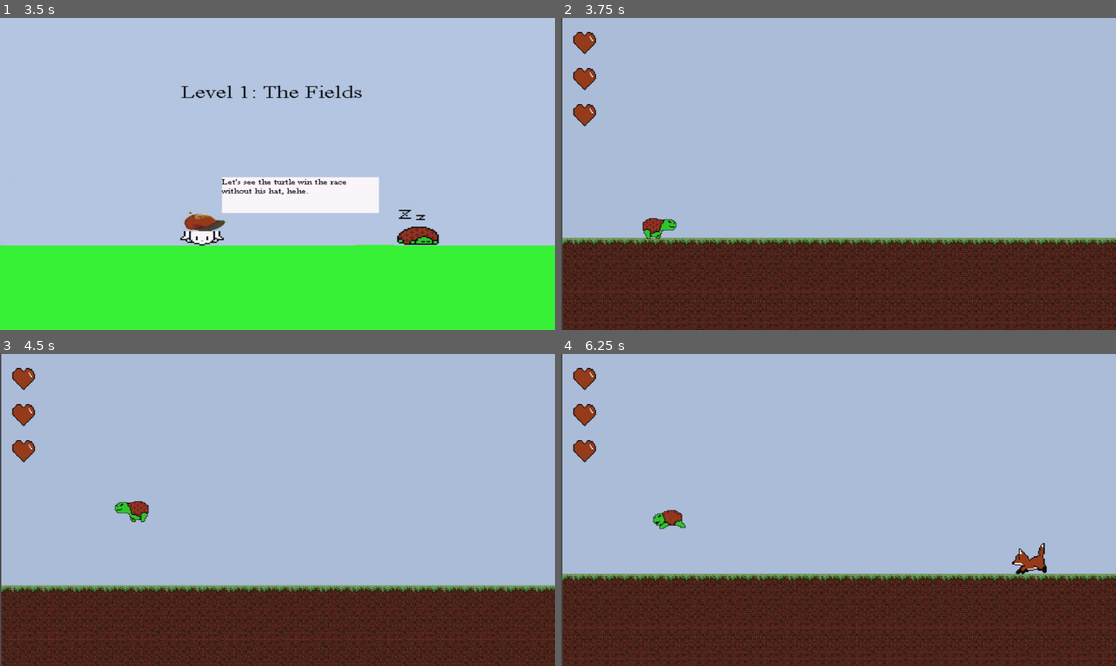
Above: before the commit, frames 1-4 (two rows, left to right).
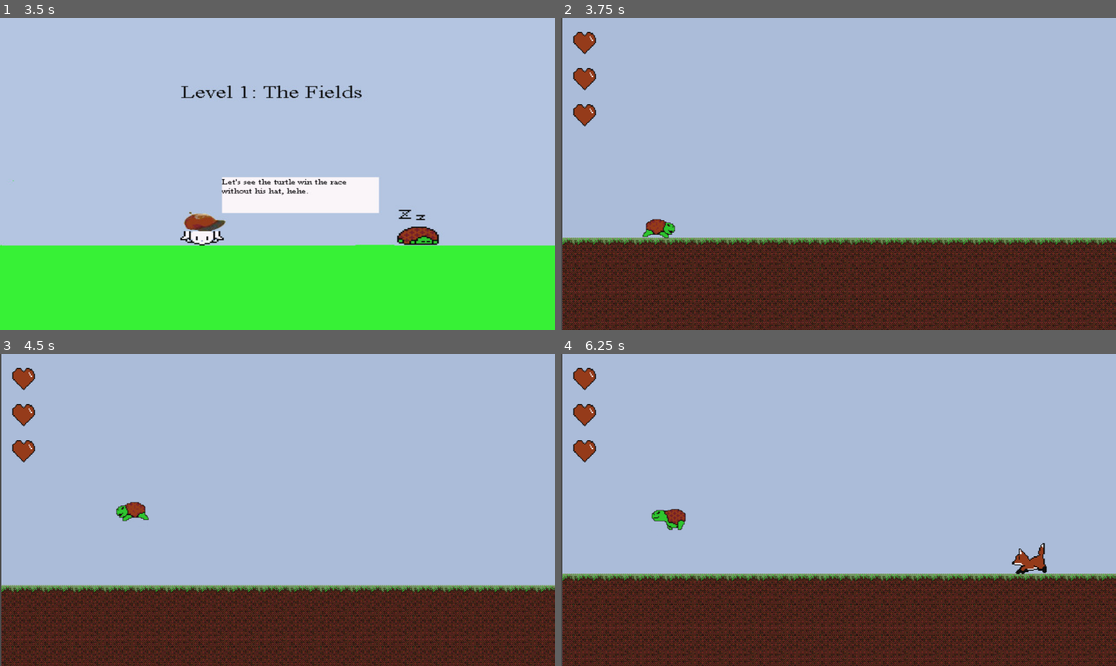
Above: after the commit, the same moments.

Repository: emptysea/HareRevengeRemake
Game: Godot game, scene res://Scenes/title.tscn
The game is run twice, just before and just after one commit, with the same random seed, the same clock (stepped at 60 frames per second) and the same inputs.
Inputs:
- Up to frame 1 (3.5 s): tap Enter (ui_accept) at 0.5, 0.6, 1.25, 2, 2.3, 2.75 s; hold Right (ui_right) 0.53-2.03 s; tap Up (Jump) at 0.77, 1.07, 1.52, 1.55, 1.82, 2.1, 3.02, 3.32 s; tap S (Hide, bound only after the commit) at 0.8, 1.35, 3.05 s; hold Left (ui_left) 2.03-2.78 s; hold Right (ui_right) from 2.78 s (still down); tap Space (Shoot) at 2.85 s
- Up to frame 2 (3.75 s): keep holding Right (ui_right); tap Enter (ui_accept) at 3.5, 3.6 s
- Up to frame 3 (4.5 s): tap Up (Jump) at 3.77, 3.8, 4.07 s; release Right (ui_right) at 4.28 s; hold Left (ui_left) from 4.28 s (still down); tap S (Hide, bound only after the commit) at 4.35 s
- Up to frame 4 (6.25 s): tap Up (Jump) at 4.52, 4.82, 6.02, 6.05 s; tap Enter (ui_accept) at 4.55, 5.1 s; release Left (ui_left) at 5.03 s; hold Right (ui_right) 5.03-5.78 s; tap S (Hide, bound only after the commit) at 5.3, 5.85 s; hold Left (ui_left) from 5.78 s (still down)

Frame 1 is identical in both runs. In frame 2, 0.2% of the frame differs, in the area x 14-21%, y 64-71%; in frame 3, 0.2%; in frame 4, 0.3%, in the area x 16-23%, y 49-57%.

Commit message:
Begin adding hide in shell, but need to better figure out logic between other key presses.

Diff:
--- a/Scenes/turtle.tscn
+++ b/Scenes/turtle.tscn
@@ -1,12 +1,21 @@
-[gd_scene load_steps=10 format=3 uid="uid://dfccrismwjnn0"]
+[gd_scene load_steps=13 format=3 uid="uid://dfccrismwjnn0"]
 
 [ext_resource type="Texture2D" uid="uid://dyeya26pl5gjj" path="res://Sprites/turtle_spriteFinal.png" id="1_2kqlg"]
 [ext_resource type="Script" uid="uid://7bsqrcr2sk5h" path="res://Scripts/turtle.gd" id="1_orlk4"]
+[ext_resource type="Texture2D" uid="uid://4hjj8rt8t011" path="res://Sprites/turtle_hide.png" id="2_lut88"]
 [ext_resource type="AudioStream" uid="uid://bxryb61l8c61u" path="res://Sounds/turtlehit.wav" id="3_l4oac"]
 [ext_resource type="AudioStream" uid="uid://c0mrape45rqm4" path="res://Sounds/jump.wav" id="4_n4au1"]
 
 [sub_resource type="RectangleShape2D" id="RectangleShape2D_qfmpr"]
 size = Vector2(56, 36)
+
+[sub_resource type="AtlasTexture" id="AtlasTexture_5wtod"]
+atlas = ExtResource("2_lut88")
+region = Rect2(0, 0, 73, 76)
+
+[sub_resource type="AtlasTexture" id="AtlasTexture_b677m"]
+atlas = ExtResource("2_lut88")
+region = Rect2(73, 0, 73, 76)
 
 [sub_resource type="AtlasTexture" id="AtlasTexture_orlk4"]
 atlas = ExtResource("1_2kqlg")
@@ -18,6 +27,22 @@
 
 [sub_resource type="SpriteFrames" id="SpriteFrames_yulik"]
 animations = [{
+"frames": [{
+"duration": 1.0,
+"texture": SubResource("AtlasTexture_5wtod")
+}, {
+"duration": 1.0,
+"texture": SubResource("AtlasTexture_b677m")
+}],
+"loop": false,
+"name": &"Hide",
+"speed": 5.0
+}, {
+"frames": [],
+"loop": true,
+"name": &"Jump",
+"speed": 5.0
+}, {
 "frames": [{
 "duration": 1.0,
 "texture": SubResource("AtlasTexture_orlk4")
@@ -43,8 +68,9 @@
 
 [node name="AnimatedSprite2D" type="AnimatedSprite2D" parent="."]
 sprite_frames = SubResource("SpriteFrames_yulik")
-animation = &"Walk"
-frame_progress = 0.548119
+animation = &"Hide"
+frame = 1
+frame_progress = 1.0
 
 [node name="Area2D" type="Area2D" parent="."]
 collision_layer = 2
--- a/Scripts/game.gd
+++ b/Scripts/game.gd
@@ -16,6 +16,7 @@
 
 # Called when the node enters the scene tree for the first time.
 func _ready() -> void:
+	curLevel = LEVEL.TITLE
 	changeSplashScreen(SPLASH.LEVEL1)
 	setMusic(MUSIC.LEVEL1)
 	print_tree_pretty()
@@ -93,11 +94,9 @@
 			nextLevel = load("res://Scenes/Level1.tscn")
 			nextLevel_inst = nextLevel.instantiate()
 			var nextLevelPoint = nextLevel_inst.get_node("ToNext")
-			var player = nextLevel_inst.get_node("Turtle")
 			var killzone = nextLevel_inst.get_node("KillZone")
 
 			nextLevelPoint.connect("next_level",transitionToNextLevel)
-			player.connect("took_damage", took_damage)
 			killzone.connect("kill_player", took_damage)
 		LEVEL.LEVEL2:
 			curLevel = LEVEL.LEVEL2
@@ -110,8 +109,6 @@
 			var killzone = nextLevel_inst.get_node("KillZone")
 			killzone.connect("kill_player", took_damage)
 
-			var player = nextLevel_inst.get_node("Turtle")
-			player.connect("took_damage", took_damage)
 		LEVEL.LEVEL3:
 			curLevel = LEVEL.LEVEL3
 			nextLevel = load("res://Scenes/level3.tscn")
@@ -126,6 +123,8 @@
 	if is_instance_valid(cur_level_instance):
 		print("Freeing " + cur_level_instance.name + "...")
 		cur_level_instance.queue_free()
+	var player = nextLevel_inst.get_node("Turtle")
+	player.connect("took_damage", took_damage)
 	cur_level_instance = nextLevel_inst
 	add_child(cur_level_instance)
 
--- a/Scripts/life.gd
+++ b/Scripts/life.gd
@@ -16,6 +16,7 @@
 			3:
 				$Heart1/AnimatedSprite2D.frame = 1
 				life = life - 1
+	print ("Life left:" + str(life))
 	if life <= 0:
 		emit_signal("game_over")
 
--- a/Scripts/turtle.gd
+++ b/Scripts/turtle.gd
@@ -9,9 +9,11 @@
 
 @onready var water = load("res://Scenes/water.tscn")
 @onready var facingDir = FACING.RIGHT
+@onready var is_hiding = false
 
 signal took_damage(damage_amount)
-
+func _ready() -> void:
+	$AnimatedSprite2D.play("Walk")
 
 func _physics_process(delta: float) -> void:
 
@@ -20,6 +22,11 @@
 		velocity += get_gravity() * delta
 	else:
 		StillLoading = false
+
+	#Implement hiding in shell.
+	if Input.is_action_just_pressed("Hide") and is_on_floor():
+		$AnimatedSprite2D.play("Hide")
+		pass
 
 	# Handle jump.
 	if Input.is_action_just_pressed("Jump") and is_on_floor():
@@ -48,7 +55,7 @@
 		elif velocity.x < 0:
 			facingDir = FACING.LEFT
 			$AnimatedSprite2D.flip_h = true
-		$AnimatedSprite2D.play()
+		$AnimatedSprite2D.play("Walk")
 	else:
 		velocity.x = move_toward(velocity.x, 0, SPEED)
 		$AnimatedSprite2D.stop()
--- a/project.godot
+++ b/project.godot
@@ -28,6 +28,12 @@
 "events": [Object(InputEventKey,"resource_local_to_scene":false,"resource_name":"","device":-1,"window_id":0,"alt_press …(191 unchanged characters)…
 ]
 }
+Hide={
+"deadzone": 0.2,
+"events": [Object(InputEventKey,"resource_local_to_scene":false,"resource_name":"","device":-1,"window_id":0,"alt_pressed":false,"shift_pressed":false,"ctrl_pressed":false,"meta_pressed":false,"pressed":false,"keycode":0,"physical_keycode":83,"key_label":0,"unicode":115,"location":0,"echo":false,"script":null)
+, Object(InputEventKey,"resource_local_to_scene":false,"resource_name":"","device":-1,"window_id":0,"alt_pressed":false,"shift_pressed":false,"ctrl_pressed":false,"meta_pressed":false,"pressed":false,"keycode":0,"physical_keycode":4194322,"key_label":0,"unicode":0,"location":0,"echo":false,"script":null)
+]
+}
 
 [layer_names]
 
Not shown: 1 places in Scenes/bird.tscn that only renumber resources
Binary file added: Sprites/Turtle2.jpg
Not shown, added: Sprites/Turtle2.jpg.import
Binary file added: Sprites/Turtle2.png
Not shown, added: Sprites/Turtle2.png.import
Binary file added: Sprites/turtle_hide.png
Not shown, added: Sprites/turtle_hide.png.import
Not shown, changed: Sprites/Alpha.py
